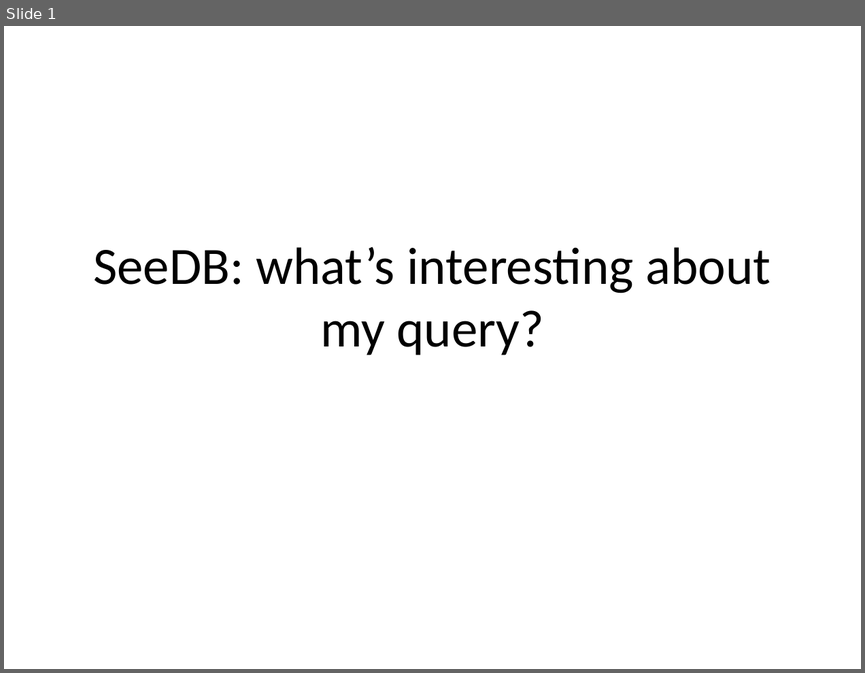
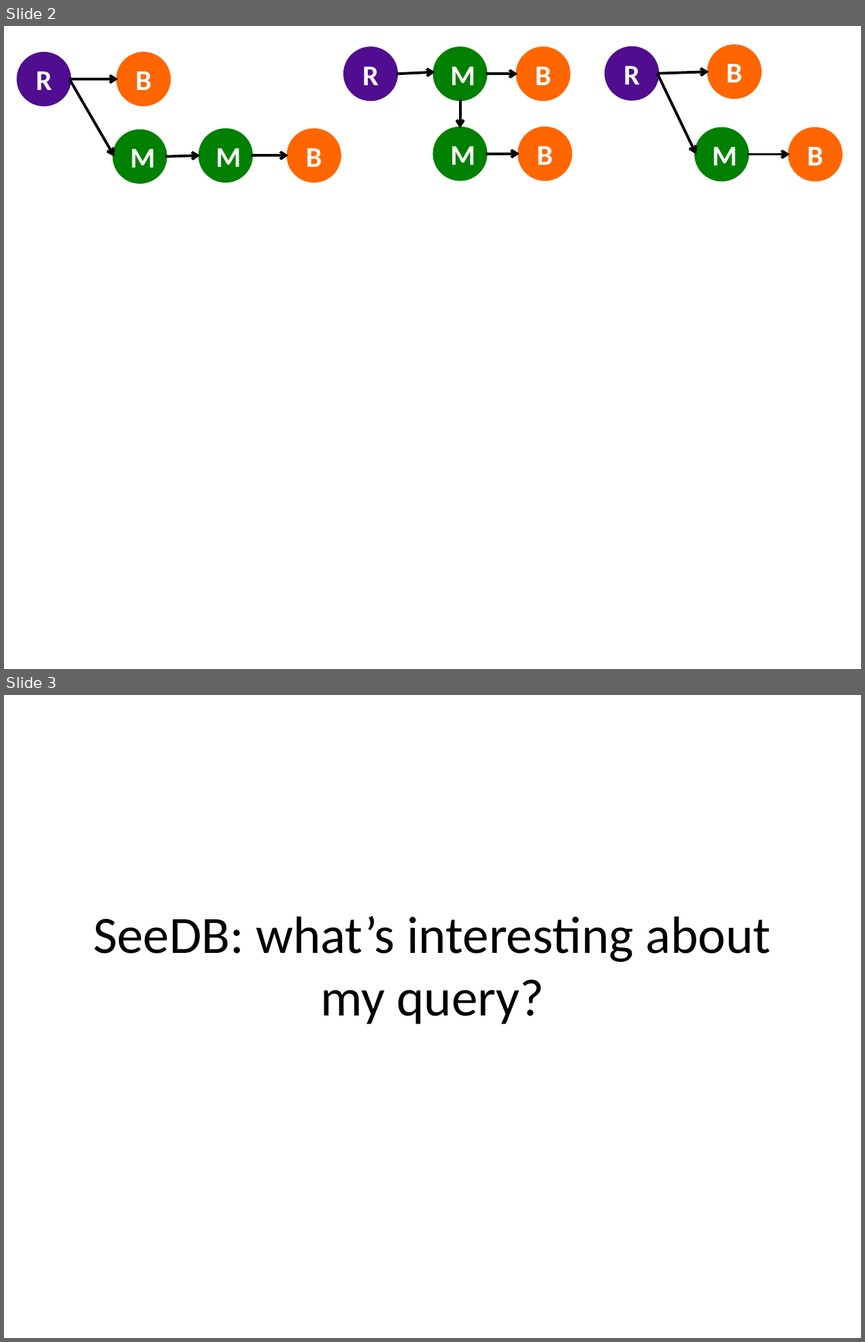
Before and after one commit to zwcode-cs/seedb, a slide deck: full-paper/Images/manasi-demo-figures.pptx. Shown one above the other, each under a label of ours: slide 1 before the commit, slides 2 and 3 after it. The pictures are 865x673 and 865x1342 pixels, drawn with LibreOffice and Linux fonts; fonts in the diff are those of the drawing. Boxes give left, top, right and bottom in pixels: in the first picture for what was removed or moved away, otherwise in the second. Text is boxed around its words. In the diff, an @@ line names an element or a change of style, - is before the commit and + after.

```diff
--- a/full-paper/Images/manasi-demo-figures.pptx
+++ b/full-paper/Images/manasi-demo-figures.pptx
@@ slide 2 added at [4,26,861,669], background #FFFFFF @@
@@ ellipse added at [18,53,70,104], fill #500D90, outline #500D90 3 pt, 24 pt, text #FFFFFF, bold @@
+R
@@ ellipse added at [118,53,169,104], fill #FF6600, outline #FF6600 3 pt, 24 pt, text #FFFFFF, bold @@
+B
@@ ellipse added at [345,48,396,99], fill #500D90, outline #500D90 3 pt, 24 pt, text #FFFFFF, bold @@
+R
@@ ellipse added at [434,48,485,99], fill #008000, outline #008000 3 pt, 24 pt, text #FFFFFF, bold @@
+M
@@ ellipse added at [517,48,568,99], fill #FF6600, outline #FF6600 3 pt, 24 pt, text #FFFFFF, bold @@
+B
@@ ellipse added at [606,48,657,99], fill #500D90, outline #500D90 3 pt, 24 pt, text #FFFFFF, bold @@
+R
@@ ellipse added at [708,46,759,97], fill #FF6600, outline #FF6600 3 pt, 24 pt, text #FFFFFF, bold @@
+B
@@ arrow added from (69, 79) to (118, 79), #000000 2.25 pt @@
@@ arrow added from (69, 79) to (115, 157), #000000 2.25 pt @@
@@ arrow added from (396, 74) to (435, 72), #000000 2.25 pt @@
@@ arrow added from (485, 74) to (517, 74), #000000 2.25 pt @@
@@ arrow added from (657, 73) to (708, 72), #000000 2.25 pt @@
@@ arrow added from (657, 73) to (696, 155), #000000 2.25 pt @@
@@ arrow added from (460, 99) to (460, 128), #000000 2.25 pt @@
@@ ellipse added at [115,131,166,182], fill #008000, outline #008000 3 pt, 24 pt, text #FFFFFF, bold @@
+M
@@ ellipse added at [201,129,252,180], fill #008000, outline #008000 3 pt, 24 pt, text #FFFFFF, bold @@
+M
@@ ellipse added at [288,129,340,180], fill #FF6600, outline #FF6600 3 pt, 24 pt, text #FFFFFF, bold @@
+B
@@ ellipse added at [434,128,485,178], fill #008000, outline #008000 3 pt, 24 pt, text #FFFFFF, bold @@
+M
@@ ellipse added at [519,128,570,178], fill #FF6600, outline #FF6600 3 pt, 24 pt, text #FFFFFF, bold @@
+B
@@ ellipse added at [696,129,748,180], fill #008000, outline #008000 3 pt, 24 pt, text #FFFFFF, bold @@
+M
@@ ellipse added at [789,129,841,180], fill #FF6600, outline #FF6600 3 pt, 24 pt, text #FFFFFF, bold @@
+B
@@ arrow added from (165, 157) to (201, 155), #000000 2.25 pt @@
@@ arrow added from (251, 155) to (288, 155), #000000 2.25 pt @@
@@ arrow added from (485, 154) to (519, 154), #000000 2.25 pt @@
@@ arrow added from (747, 155) to (789, 155), #000000 2.25 pt @@
@@ what was slide 1 is now slide 3 @@
```
Also in this commit, not shown: 1 slide changed, 2 other slides added, 6 other files.
